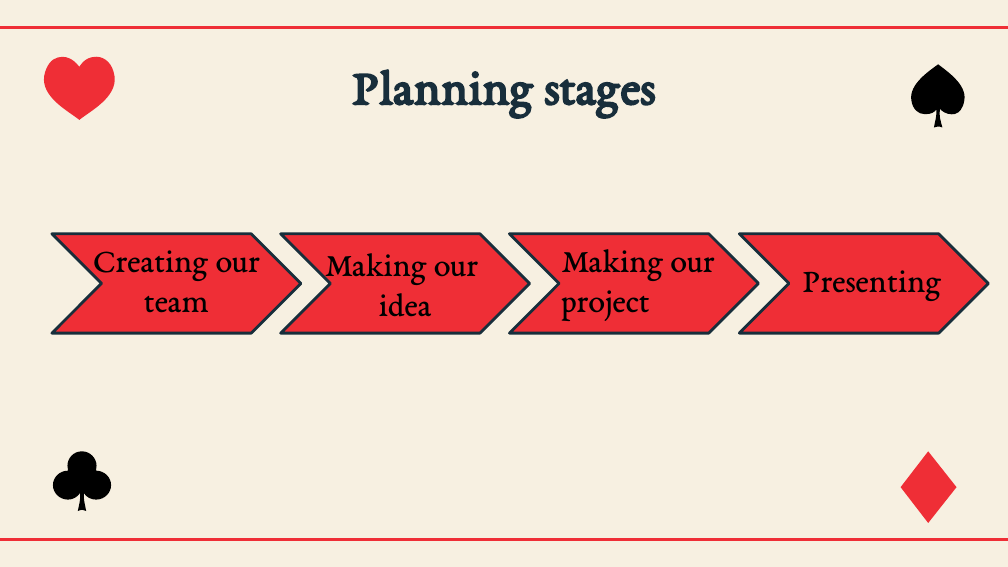
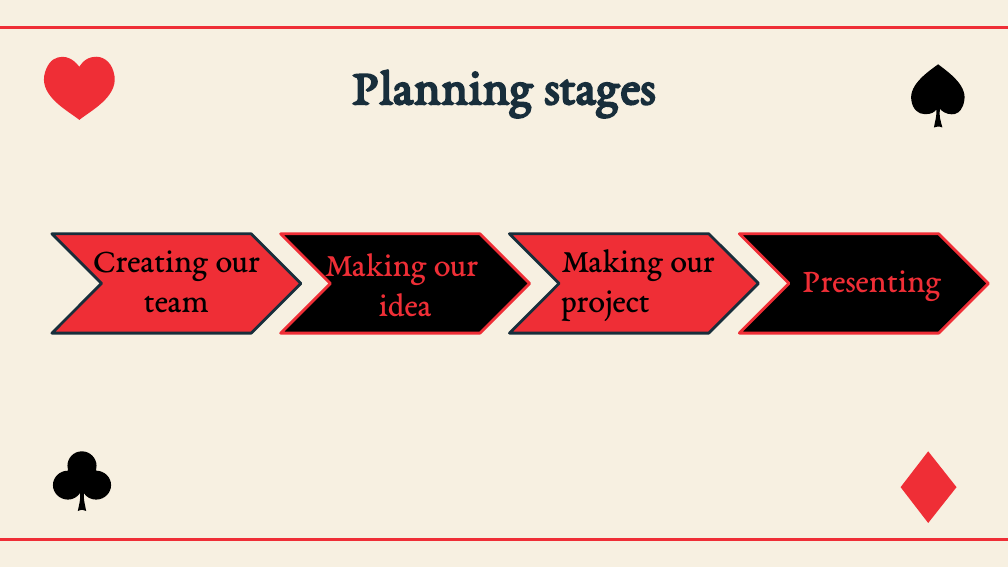
Before and after one commit to codingburgas/sprint-math-games-9th-grade-quizmasters, a slide deck: slide 5 of Presenting/quiz masters.pptx. Drawn at 1008x567 pixels with LibreOffice and Linux fonts; fonts in the diff are those of the drawing. Boxes give left, top, right and bottom in pixels: in the first picture for what was removed or moved away, otherwise in the second. Text is boxed around its words. In the diff, an @@ line names an element or a change of style, - is before the commit and + after.

```diff
--- a/Presenting/quiz masters.pptx
+++ b/Presenting/quiz masters.pptx
@@ chevron at (280, 234, 529, 334): fill #EF2E36 to #000000; outline #182E3B 2 pt to #EF2E36 2 pt @@
@@ text "Making our" at (325, 253, 478, 317): text colour #000000 to #EF2E36 @@
@@ chevron at (739, 234, 988, 334): fill #EF2E36 to #000000; outline #182E3B 2 pt to #EF2E36 2 pt @@
@@ text "Presenting" at (803, 270, 942, 301): text colour #000000 to #EF2E36 @@
```
Also in this commit, not shown: 3 other slides changed, 1 slide added.
